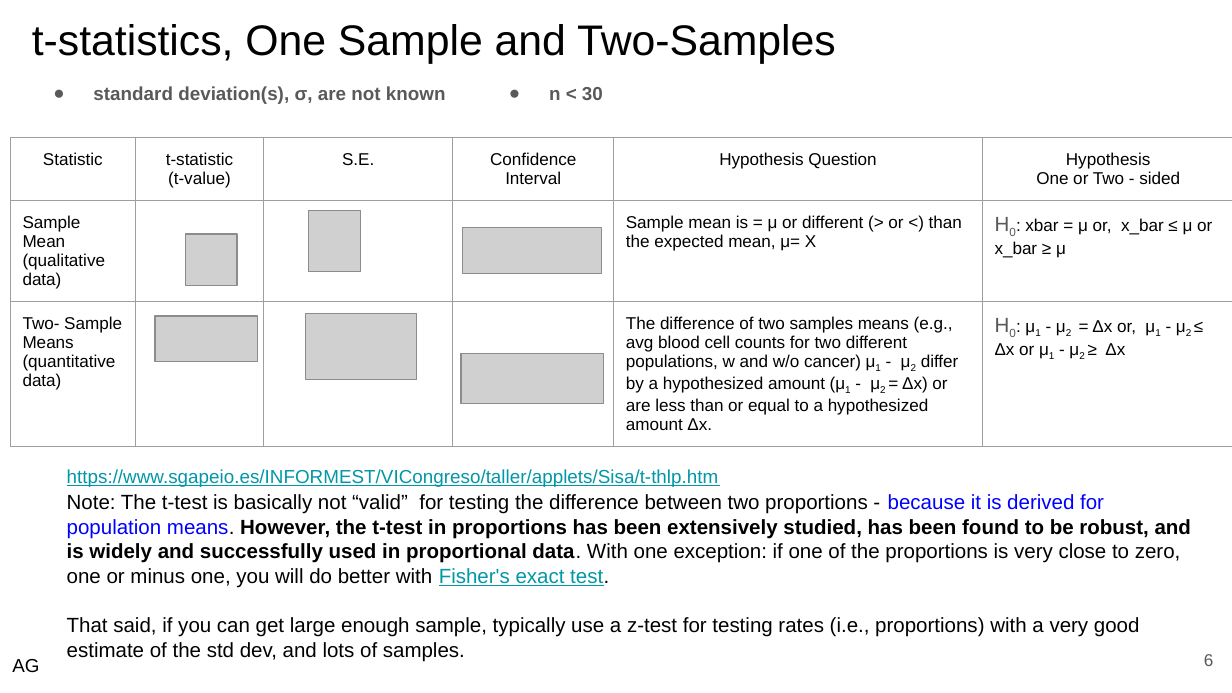
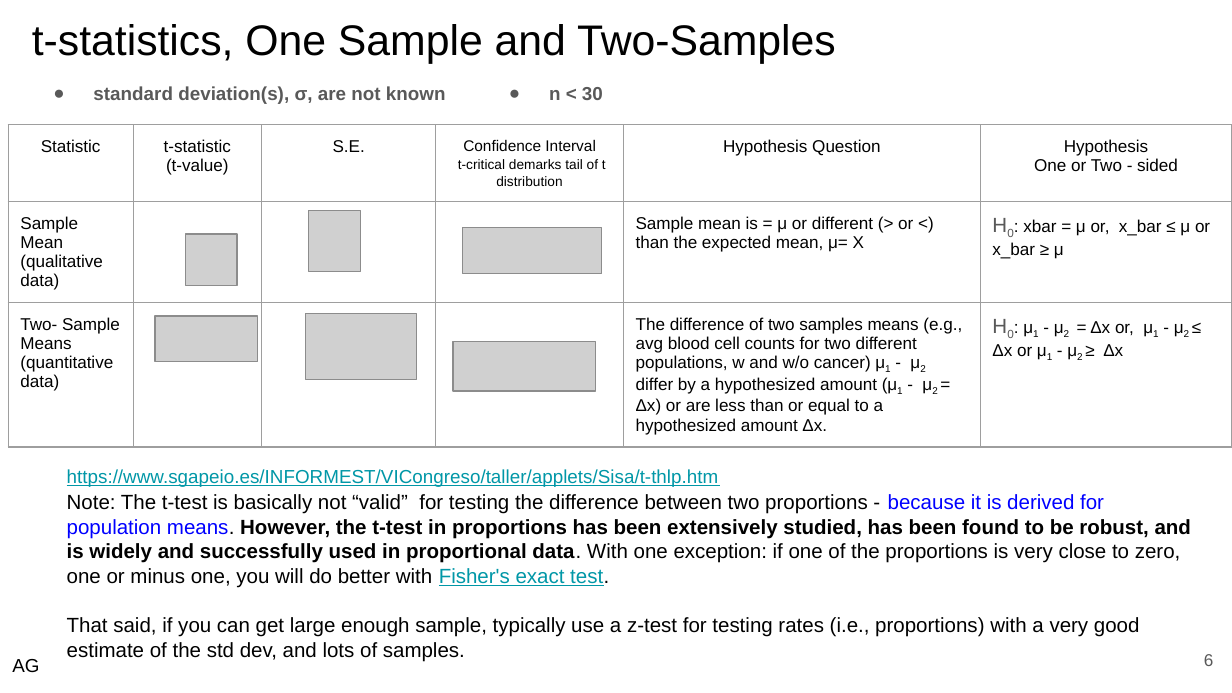
Before and after one commit to Aljgutier/Inference-Statistics-with-Python, a slide deck: slide 6 of a-Inference Statistics Slides.pptx. Drawn at 1232x693 pixels with LibreOffice and Linux fonts; fonts in the diff are those of the drawing; grey boxes stand for pictures. Boxes give left, top, right and bottom in pixels: in the first picture for what was removed or moved away, otherwise in the second. Text is boxed around its words. In the diff, an @@ line names an element or a change of style, - is before the commit and + after.

```diff
--- a/a-Inference Statistics Slides.pptx
+++ b/a-Inference Statistics Slides.pptx
@@ table at (9,124,1232,460) @@
-row 1, column 4: Confidence / Interval
+row 1, column 4: Confidence Interval / t-critical demarks tail of t distribution
@@ table: place and size @@
-table at (10,138,1232,542)
+table at (9,124,1232,460)
@@ picture: place and size @@
-picture at (461,354,602,403)
+picture at (453,341,595,391)
```
Also in this commit, not shown: 4 other slides changed.
